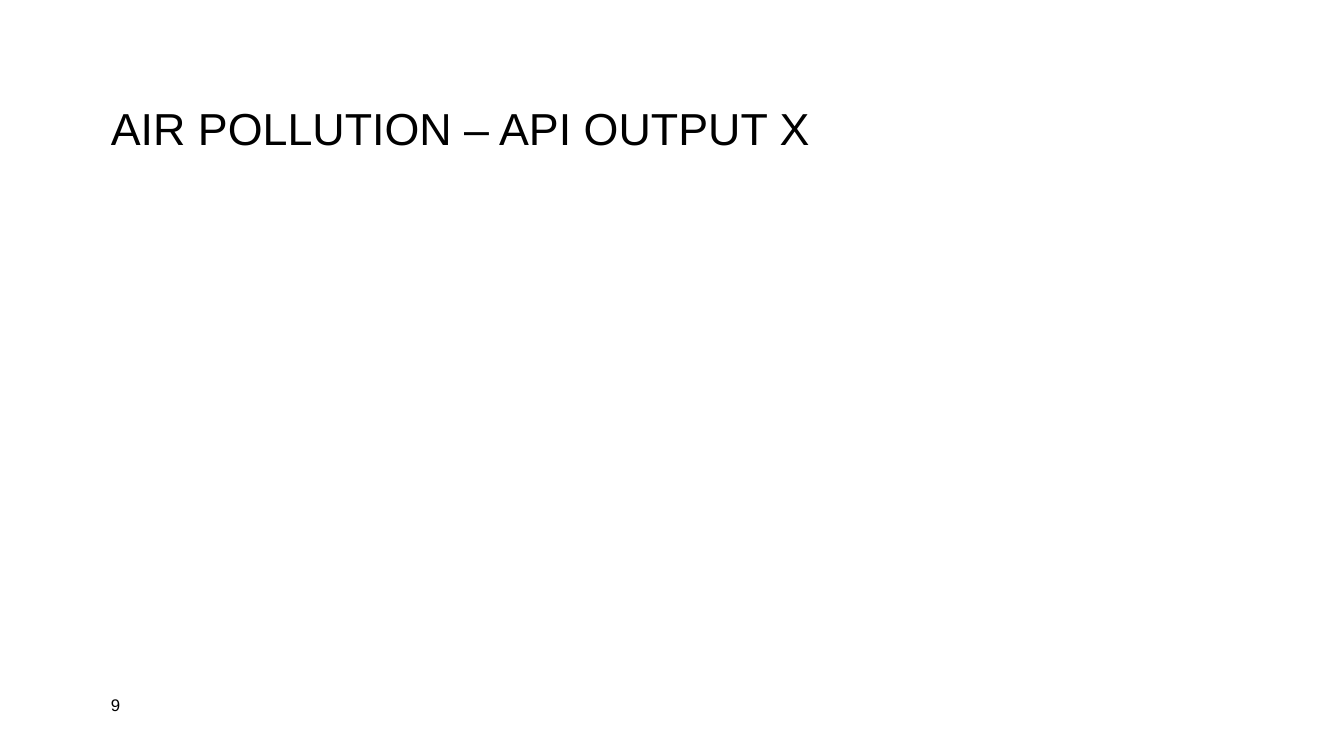
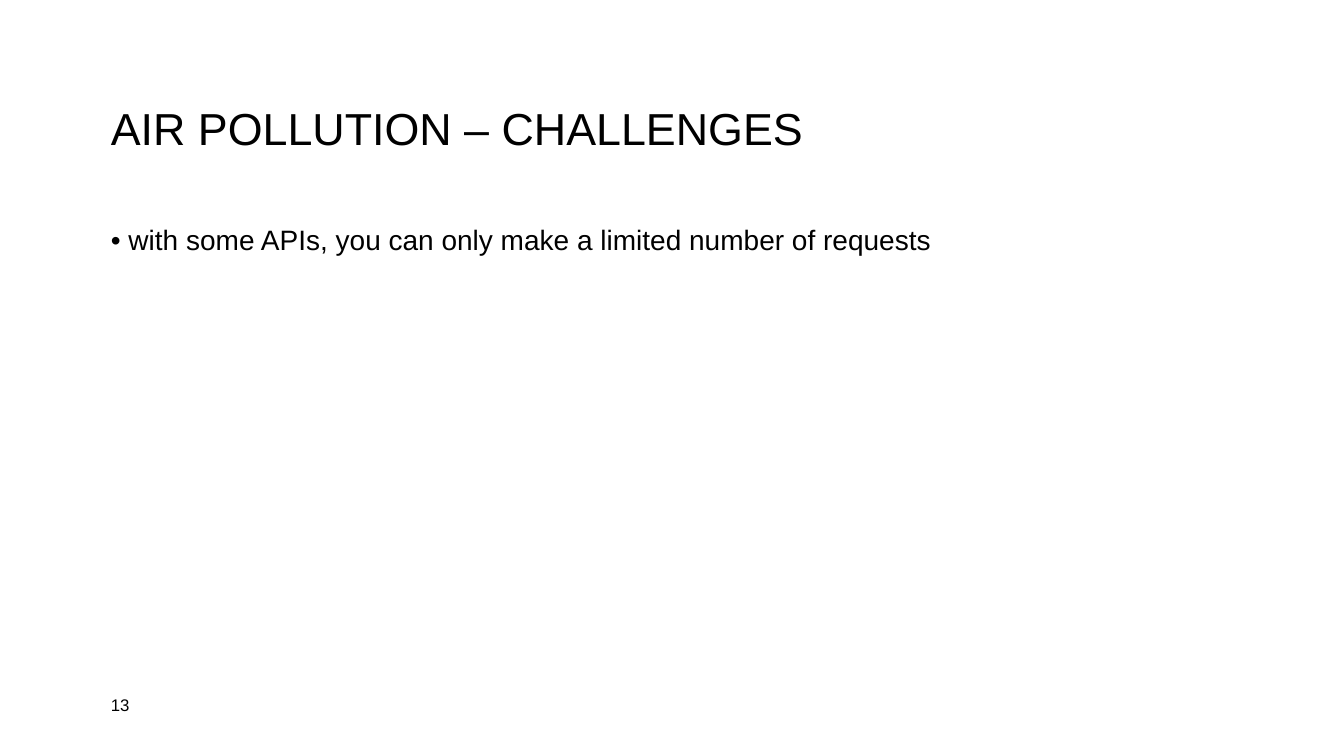
Before and after one commit to lennartklose96/DataScienceProject, a slide deck: slide 13 of Data-Science-Project2Präsi.pptx (slide 9 before the commit). Drawn at 1344x756 pixels with LibreOffice and Linux fonts; fonts in the diff are those of the drawing; background and template pictures are left out. Boxes give left, top, right and bottom in pixels: in the first picture for what was removed or moved away, otherwise in the second. Text is boxed around its words. In the diff, an @@ line names an element or a change of style, - is before the commit and + after.

```diff
--- a/Data-Science-Project2Präsi.pptx
+++ b/Data-Science-Project2Präsi.pptx
@@ title at (111, 113, 803, 146): text changed @@
-AIR POLLUTION – API OUTPUT X
+AIR POLLUTION – CHALLENGES
@@ text added at (128, 229, 930, 256), 20 pt, text #000000 @@
+• with some APIs, you can only make a limited number of requests
@@ page number at (111, 699, 130, 711): text changed @@
-9
+13
```
Also in this commit, not shown: 6 other slides changed, 4 slides added, 6 other files.
